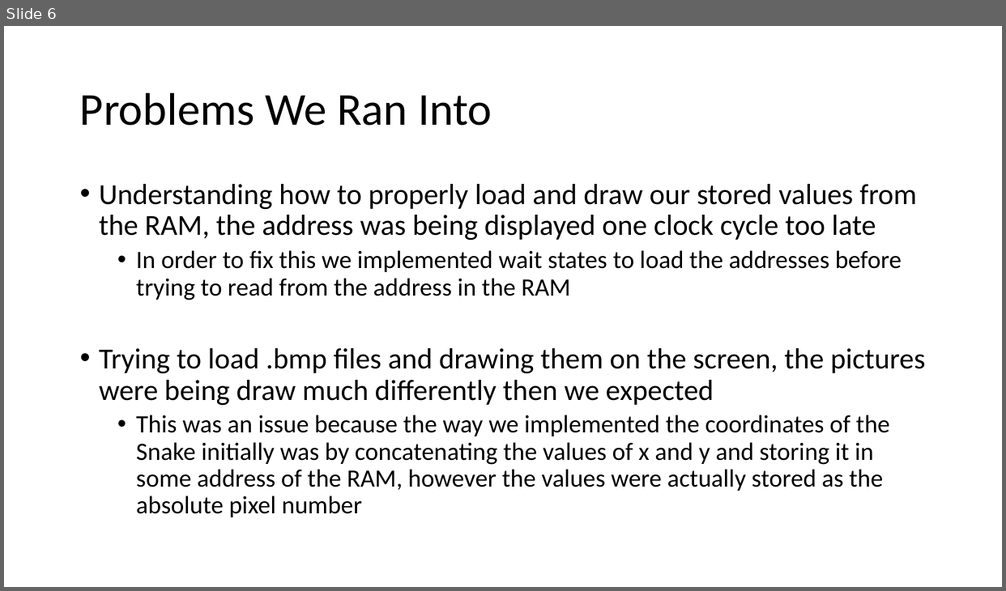
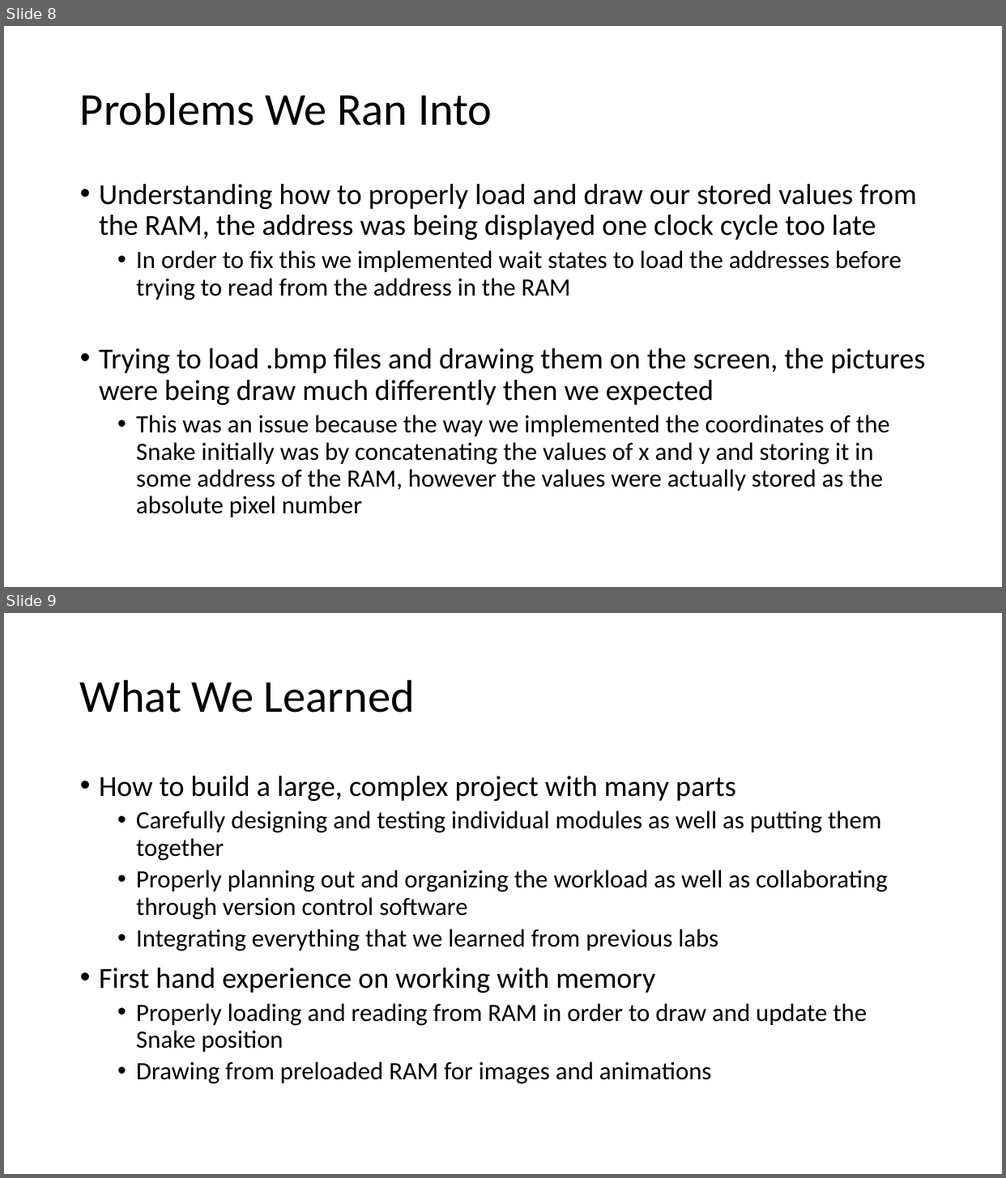
Before and after one commit to darwintr/Snake, a slide deck: Other files/CSC258 – Project.pptx. Shown one above the other, each under a label of ours: slide 6 before the commit, slides 8 and 9 after it. The pictures are 1006x591 and 1006x1178 pixels, drawn with LibreOffice and Linux fonts; fonts in the diff are those of the drawing. Boxes give left, top, right and bottom in pixels: in the first picture for what was removed or moved away, otherwise in the second. Text is boxed around its words. In the diff, an @@ line names an element or a change of style, - is before the commit and + after.

```diff
--- a/Other files/CSC258 – Project.pptx
+++ b/Other files/CSC258 – Project.pptx
@@ slide 9 added at [4, 613, 1002, 1174], background #FFFFFF @@
@@ title added at [80, 679, 415, 713], 44 pt, text #000000 @@
+What We Learned
@@ text added at [99, 776, 888, 1084], 24 pt, text #000000 @@
+• How to build a large, complex project with many parts
+  • Carefully designing and testing individual modules as well as putting them together
+  • Properly planning out and organizing the workload as well as collaborating through version control software
+  • Integrating everything that we learned from previous labs
+• First hand experience on working with memory
+  • Properly loading and reading from RAM in order to draw and update the Snake position
+  • Drawing from preloaded RAM for images and animations
@@ what was slide 6 is now slide 8 @@
```
Also in this commit, not shown: 1 slide changed, 2 other slides added.
